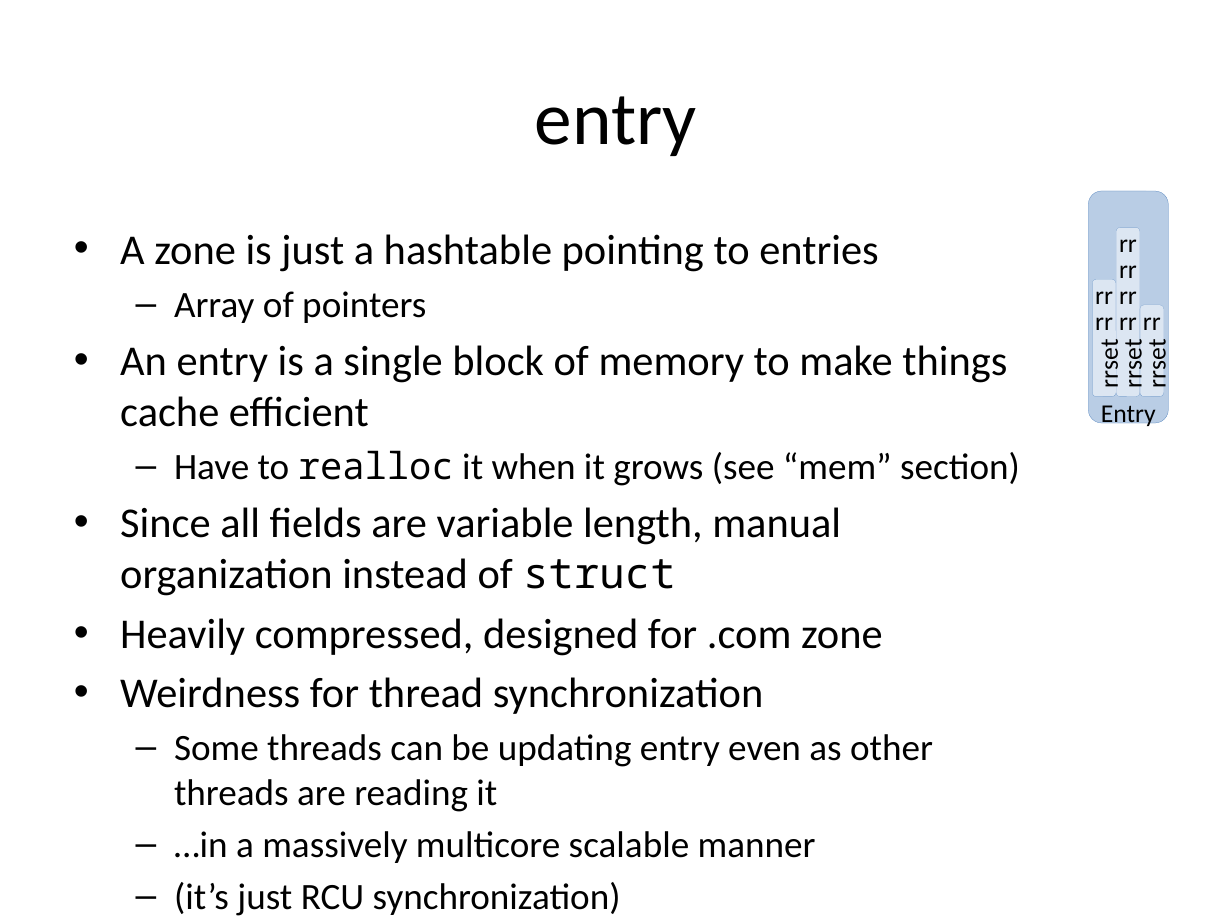
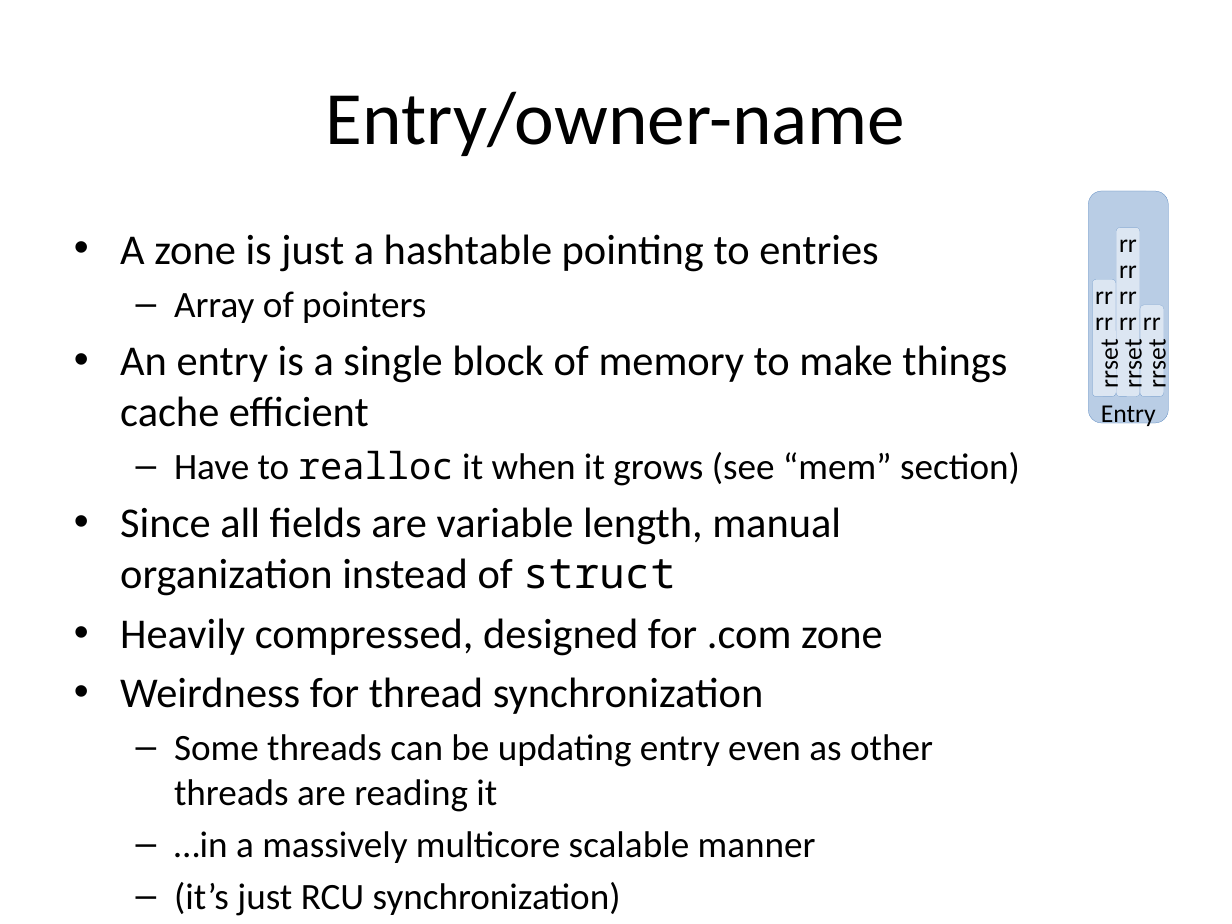
Before and after one commit to robertdavidgraham/robdns, a slide deck: slide 28 of doc/high-level-design.pptx. Drawn at 1232x924 pixels with LibreOffice and Linux fonts; fonts in the diff are those of the drawing. Boxes give left, top, right and bottom in pixels: in the first picture for what was removed or moved away, otherwise in the second. Text is boxed around its words. In the diff, an @@ line names an element or a change of style, - is before the commit and + after.

```diff
--- a/doc/high-level-design.pptx
+++ b/doc/high-level-design.pptx
@@ title at <box>326,91,905,156</box>: text changed @@
-entry
+Entry/owner-name
```
Also in this commit, not shown: 5 other slides changed, 6 slides added, 1 slide removed, 45 other files.
